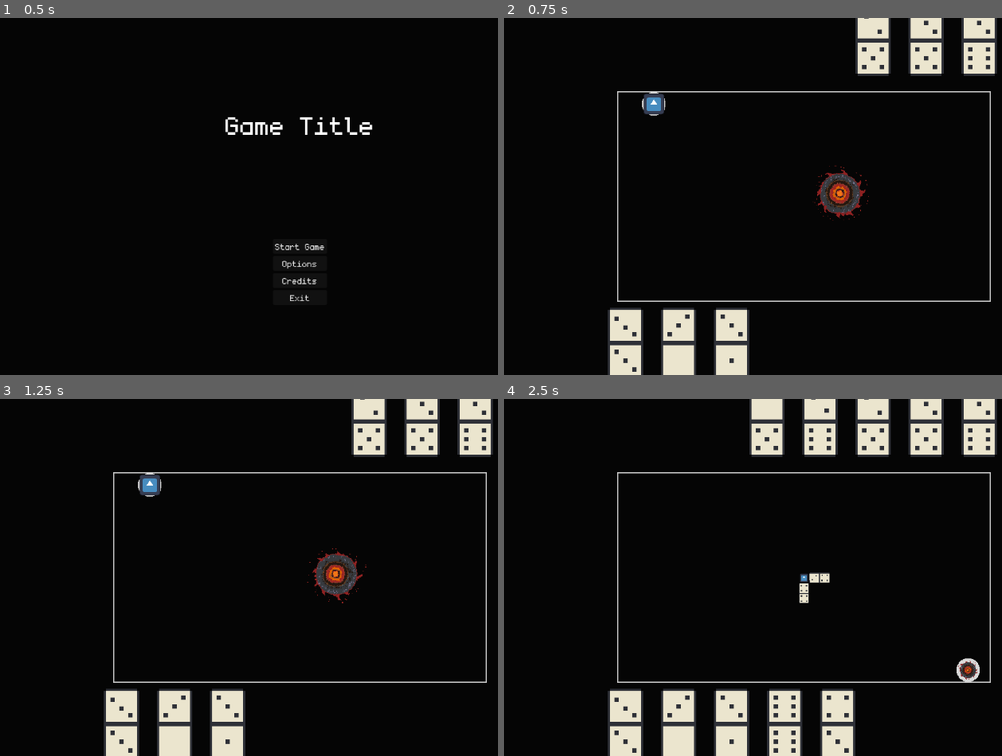
Above: before the commit, frames 1-4 (two rows, left to right).
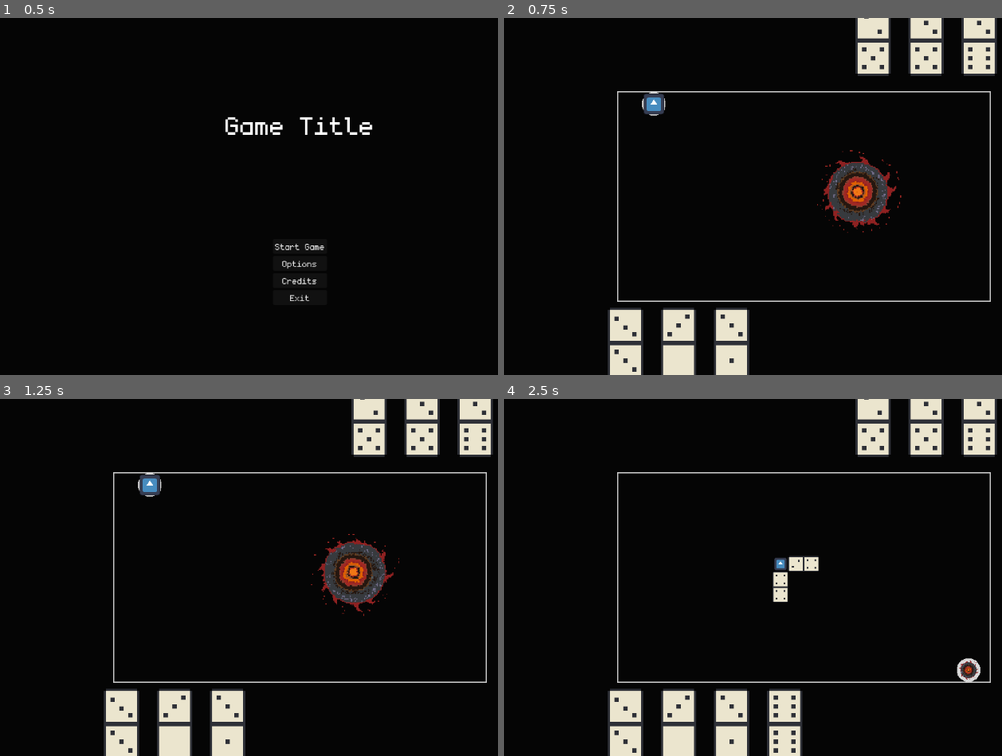
Above: after the commit, the same moments.

Repository: Juanxpeke/GD-BR2024
Game: Godot game, scene res://Core/GUI/MainMenu/main_menu.tscn
Two runs of this game, one before a commit and one after it. Both use one fixed random seed, a clock stepped at 60 frames per second and the inputs below. The engine's default icon, where the game draws it, is replaced by a stand-in: a white triangle on a blue panel in a dark square.
Inputs (mouse positions are in pixels of both pictures, inside the frame that each line leads up to):
- Up to frame 1 (0.5 s): no input
- Up to frame 2 (0.75 s): click "Start Game" at 0.5 s
- Up to frame 3 (1.25 s): no input
- Up to frame 4 (2.5 s): drag from (842, 573) to (653, 484) at 1.27 s; drag from (643, 484) to (802, 477) at 2.02 s

Frame 1 is identical in both runs. In frame 2, 2.0% of the frame differs, in the area x 62-80%, y 36-61%; in frame 3, 1.9%; in frame 4, 4.6%, in the area x 49-96%, y 0-100%.

Commit message:
Added plays camera effects

Diff:
--- a/Core/Entity/Boss/boss.gd
+++ b/Core/Entity/Boss/boss.gd
@@ -1,5 +1,7 @@
 class_name Boss
 extends Entity
+
+const REACTION_TIME : float = 0.4
 
 # Private
 
@@ -12,6 +14,7 @@
 	super()
 
 	if GameManager.current_match.is_turn_owner(self):
+		await get_tree().create_timer(REACTION_TIME).timeout
 		get_best_play().execute()
 
 
@@ -19,5 +22,5 @@
 
 # Gets the best play
 func get_best_play() -> Play:
-	assert(false, 'This function need to be implemented in the child class')
+	assert(false, 'This function needs to be implemented in the child class')
 	return Play.new()
--- a/Core/Entity/Plays/deck_play.gd
+++ b/Core/Entity/Plays/deck_play.gd
@@ -3,6 +3,11 @@
 
 # Public
 
+# Gets the play position
+func get_play_position() -> Vector2:
+	return GameManager.current_world.deck.global_position
+
 # Executes the play
 func execute() -> void:
+	await super()
 	GameManager.current_world.deck.give_domino()
--- a/Core/Entity/Plays/play.gd
+++ b/Core/Entity/Plays/play.gd
@@ -1,5 +1,7 @@
 class_name Play
 extends Object
+
+const CAMERA_WAIT_TIME : float = 1.2
 
 # Static
 
@@ -10,12 +12,24 @@
 
 
 var value : float = 0.0
+var disabled : bool = false
 
 # Private
 
+# Constructor
+func _init() -> void:
+	GameManager.current_match.turn_ended.connect(func(): self.disabled = true)
 
 # Public
 
+# Gets the play position
+func get_play_position() -> Vector2:
+	assert(false, 'This function needs to be implemented in the child class')
+	return Vector2.ZERO
+
 # Executes the play
 func execute() -> void:
-	pass
+	assert(not disabled, 'Play is disabled as turn has been passed')
+
+	GameManager.current_camera.global_position = get_play_position()
+	await GameManager.current_camera.get_tree().create_timer(CAMERA_WAIT_TIME).timeout
--- a/Core/Entity/Plays/tower_placement_play.gd
+++ b/Core/Entity/Plays/tower_placement_play.gd
@@ -2,6 +2,7 @@
 extends Play
 
 var placement_component : PlacementComponent
+var placement_area_index : int
 var domino : Domino
 var inverted : bool
 
@@ -9,13 +10,20 @@
 
 # Constructor
 func _init(placement_component : PlacementComponent, domino : Domino, inverted : bool = false) -> void:
+	super()
 	self.placement_component = placement_component
 	self.domino = domino
 	self.inverted = inverted
+	self.placement_area_index = GameManager.rng.randi_range(0, placement_component.get_free_placement_areas().size() - 1)
 
 
 # Public
 
+# Gets the play position
+func get_play_position() -> Vector2:
+	return placement_component.get_free_placement_areas()[placement_area_index].global_position
+
 # Executes the play
 func execute() -> void:
-	placement_component.place_domino(domino, placement_component.get_free_placement_areas()[0], inverted)
+	await super()
+	placement_component.place_domino(domino, placement_component.get_free_placement_areas()[placement_area_index], inverted)
--- a/Core/World/Indicators/ooc_indicator_component.gd
+++ b/Core/World/Indicators/ooc_indicator_component.gd
@@ -63,6 +63,7 @@
 	if event.is_action_pressed("left_click"):
 		GameManager.current_camera.grabbed = false
 		GameManager.current_camera.global_position = global_position
+		GameManager.current_camera.zoom = GameManager.current_camera.ZOOM_DEFAULT
 
 # Returns true if the indicator is outside the given rect, false otherwise
 func _is_outside_rect(rect : Rect2) -> bool:
--- a/Core/World/Placement/placement_component.gd
+++ b/Core/World/Placement/placement_component.gd
@@ -18,7 +18,6 @@
 	elif domino.dots.y == dot:
 		place_domino(domino, placement_area, true)
 	else:
-		print('Reset, comp. dot is ', dot, ' and domino dots are ', domino.dots)
 		domino.reset()
 
 # Places the given domino in the given placement area
--- a/Core/World/camera.gd
+++ b/Core/World/camera.gd
@@ -4,6 +4,7 @@
 const ZOOM_VELOCITY : Vector2 = Vector2(0.1, 0.1)
 const ZOOM_MINIMUM : Vector2 = Vector2(0.1, 0.1)
 const ZOOM_MAXIMUM : Vector2 = Vector2(7.0, 7.0)
+const ZOOM_DEFAULT : Vector2 = Vector2(1.5, 1.5)
 
 var grabbed : bool = false
 var grab_position : Vector2
@@ -14,6 +15,7 @@
 # Called when the node enters the scene tree for the first time
 func _ready() -> void:
 	GameManager.set_camera(self)
+	zoom = ZOOM_DEFAULT
 
 # Called every frame. 'delta' is the elapsed time since the previous frame
 func _process(_delta: float) -> void:
--- a/Core/World/world.tscn
+++ b/Core/World/world.tscn
@@ -18,6 +18,8 @@
 [node name="Camera" type="Camera2D" parent="."]
 unique_name_in_owner = true
 position = Vector2(576, 324)
+position_smoothing_enabled = true
+position_smoothing_speed = 8.0
 script = ExtResource("2_w6gb2")
 
 [node name="Deck" parent="." instance=ExtResource("3_ivd2o")]
--- a/Global/game_manager.gd
+++ b/Global/game_manager.gd
@@ -10,6 +10,8 @@
 
 const MAX_DOTS : int = 6
 
+var rng : RandomNumberGenerator = RandomNumberGenerator.new()
+
 var current_match : Match = null
 var current_world : World = null
 var current_camera : Camera = null
@@ -19,7 +21,7 @@
 
 # Called when the node enters the scene tree for the first time
 func _ready() -> void:
-	pass # Replace with function body
+	rng.randomize()
 
 
 # Public
